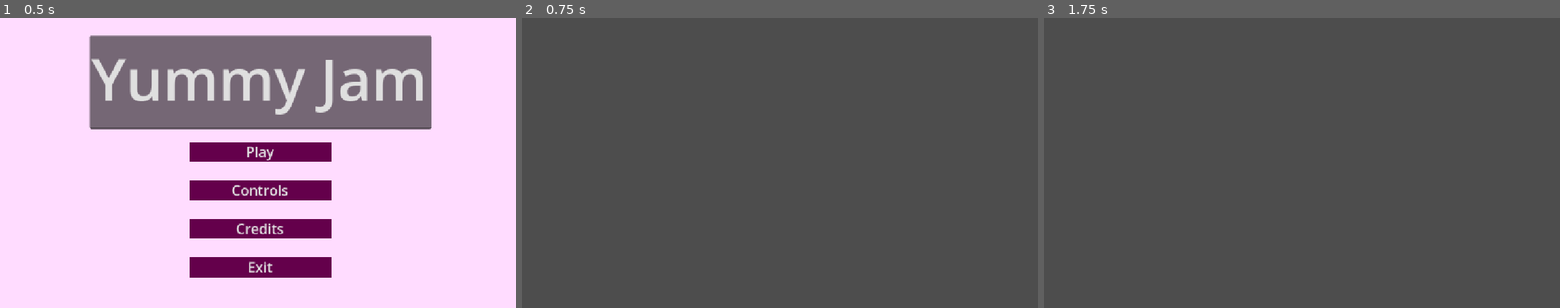
Above: before the commit, frames 1-3 (left to right).
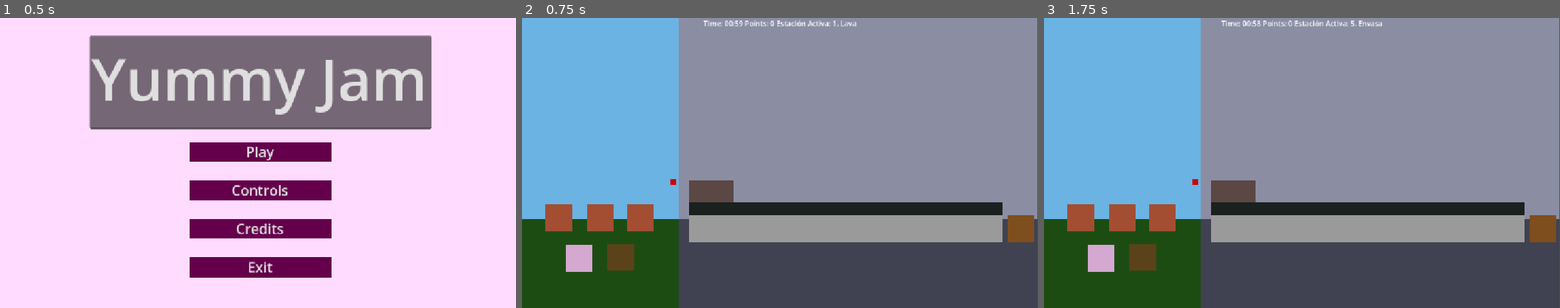
Above: after the commit, the same moments.

Repository: AleGsr/yummy-jam
Game: Godot game, scene res://_YummyJam/Scenes/menu.tscn
Same seed, same stepped clock (60 frames per second), same inputs: the game is played once before the commit and once after it.
Inputs (mouse positions are in pixels of both pictures, inside the frame that each line leads up to):
- Up to frame 1 (0.5 s): no input
- Up to frame 2 (0.75 s): click "Play" at 0.5 s
- Up to frame 3 (1.75 s): tap Enter at 1.25 s; move the mouse to (1415, 148) at 1.27 s; hold Right from 1.28 s (still down); tap 1 at 1.35 s; click (1415, 148) at 1.42 s; tap 5 at 1.55 s

Frame 1 is identical in both runs. In frame 2, 83% of the frame differs, in the area x 0-100%, y 0-100%; in frame 3, 83%.

Commit message:
Implementación de sistema de cultivo básico y banda transportadora
Sistema de cultivo
Banda transportadora
Tiempo
Escenas

Diff:
--- /dev/null
+++ b/_YummyJam/Scenes/Interact/CultivationSystem/pot.tscn
@@ -0,0 +1,30 @@
+[gd_scene format=3 uid="uid://3w63541lfamq"]
+
+[ext_resource type="Script" uid="uid://cdckhnbm6lpyj" path="res://_YummyJam/Scripts/Interact/pot.gd" id="1_p2kak"]
+
+[sub_resource type="RectangleShape2D" id="RectangleShape2D_rpc0q"]
+size = Vector2(0.4878049, 0.4878049)
+
+[node name="Pot" type="Area2D" unique_id=1883467053]
+script = ExtResource("1_p2kak")
+
+[node name="ColorRect" type="ColorRect" parent="." unique_id=1365346307]
+custom_minimum_size = Vector2(1, 1)
+offset_left = -30.0
+offset_top = -30.0
+offset_right = 30.0
+offset_bottom = 30.0
+mouse_filter = 2
+color = Color(0.6380494, 0.3057168, 0.1981062, 1)
+
+[node name="CollisionShape2D" type="CollisionShape2D" parent="." unique_id=1906362575]
+visible = false
+position = Vector2(3.3881318e-21, 0)
+scale = Vector2(123, 123)
+shape = SubResource("RectangleShape2D_rpc0q")
+
+[node name="LabelState" type="Label" parent="." unique_id=1021815648]
+offset_left = -18.0
+offset_top = 30.0
+offset_right = 22.0
+offset_bottom = 53.0
--- /dev/null
+++ b/_YummyJam/Scenes/Interact/CultivationSystem/seeds.tscn
@@ -0,0 +1,27 @@
+[gd_scene format=3 uid="uid://dnkjuxla5lm3r"]
+
+[sub_resource type="RectangleShape2D" id="RectangleShape2D_rpc0q"]
+size = Vector2(0.4878049, 0.4878049)
+
+[node name="Seeds" type="Area2D" unique_id=1883467053]
+
+[node name="ColorRect" type="ColorRect" parent="." unique_id=1365346307]
+custom_minimum_size = Vector2(1, 1)
+offset_left = -30.0
+offset_top = -30.0
+offset_right = 30.0
+offset_bottom = 30.0
+mouse_filter = 2
+color = Color(0.35560173, 0.25820854, 0.09815141, 1)
+
+[node name="CollisionShape2D" type="CollisionShape2D" parent="." unique_id=1906362575]
+visible = false
+position = Vector2(3.3881318e-21, 0)
+scale = Vector2(123, 123)
+shape = SubResource("RectangleShape2D_rpc0q")
+
+[node name="LabelState" type="Label" parent="." unique_id=1021815648]
+offset_left = -18.0
+offset_top = -12.0
+offset_right = 22.0
+offset_bottom = 11.0
--- /dev/null
+++ b/_YummyJam/Scenes/Interact/CultivationSystem/water_can.tscn
@@ -0,0 +1,27 @@
+[gd_scene format=3 uid="uid://b482ucloq6pwc"]
+
+[sub_resource type="RectangleShape2D" id="RectangleShape2D_rpc0q"]
+size = Vector2(0.4878049, 0.4878049)
+
+[node name="WaterCan" type="Area2D" unique_id=1883467053]
+
+[node name="ColorRect" type="ColorRect" parent="." unique_id=1365346307]
+custom_minimum_size = Vector2(1, 1)
+offset_left = -30.0
+offset_top = -30.0
+offset_right = 30.0
+offset_bottom = 30.0
+mouse_filter = 2
+color = Color(0.83662707, 0.6580814, 0.81845784, 1)
+
+[node name="CollisionShape2D" type="CollisionShape2D" parent="." unique_id=1906362575]
+visible = false
+position = Vector2(3.3881318e-21, 0)
+scale = Vector2(123, 123)
+shape = SubResource("RectangleShape2D_rpc0q")
+
+[node name="LabelState" type="Label" parent="." unique_id=1021815648]
+offset_left = -18.0
+offset_top = -12.0
+offset_right = 22.0
+offset_bottom = 11.0
--- /dev/null
+++ b/_YummyJam/Scenes/Interact/ProductionSystem/box.tscn
@@ -0,0 +1,30 @@
+[gd_scene format=3 uid="uid://cjawj3helh64q"]
+
+[ext_resource type="Script" uid="uid://c5wics5u7sxya" path="res://_YummyJam/Scripts/Interact/conveyor.gd" id="1_p8be1"]
+
+[sub_resource type="RectangleShape2D" id="RectangleShape2D_rpc0q"]
+size = Vector2(0.98658514, 1.0162601)
+
+[node name="Box" type="Area2D" unique_id=1883467053]
+script = ExtResource("1_p8be1")
+
+[node name="ColorRect" type="ColorRect" parent="." unique_id=1365346307]
+custom_minimum_size = Vector2(1, 1)
+offset_left = -30.0
+offset_top = -30.0
+offset_right = 30.0
+offset_bottom = 30.0
+mouse_filter = 2
+color = Color(0.4966874, 0.30426356, 0.11859373, 1)
+
+[node name="CollisionShape2D" type="CollisionShape2D" parent="." unique_id=1906362575]
+visible = false
+position = Vector2(0.4024353, 0.5121956)
+scale = Vector2(60, 60)
+shape = SubResource("RectangleShape2D_rpc0q")
+
+[node name="LabelDirection" type="Label" parent="." unique_id=1144288296]
+offset_left = -17.0
+offset_top = -11.0
+offset_right = 23.0
+offset_bottom = 12.0
--- /dev/null
+++ b/_YummyJam/Scenes/Interact/ProductionSystem/conveyor.tscn
@@ -0,0 +1,30 @@
+[gd_scene format=3 uid="uid://dmmggkdq1vjx5"]
+
+[ext_resource type="Script" uid="uid://c5wics5u7sxya" path="res://_YummyJam/Scripts/Interact/conveyor.gd" id="1_rdrdg"]
+
+[sub_resource type="RectangleShape2D" id="RectangleShape2D_rpc0q"]
+size = Vector2(5.6910567, 0.24390243)
+
+[node name="Conveyor" type="Area2D" unique_id=1883467053]
+script = ExtResource("1_rdrdg")
+
+[node name="ColorRect" type="ColorRect" parent="." unique_id=1365346307]
+custom_minimum_size = Vector2(1, 1)
+offset_left = -350.0
+offset_top = -15.0
+offset_right = 350.0
+offset_bottom = 15.0
+mouse_filter = 2
+color = Color(0.10339262, 0.1295529, 0.11751328, 1)
+
+[node name="CollisionShape2D" type="CollisionShape2D" parent="." unique_id=1906362575]
+visible = false
+position = Vector2(1.66893e-06, 1.0000005)
+scale = Vector2(123, 123)
+shape = SubResource("RectangleShape2D_rpc0q")
+
+[node name="LabelDirection" type="Label" parent="." unique_id=1144288296]
+offset_left = -17.0
+offset_top = -11.0
+offset_right = 23.0
+offset_bottom = 12.0
--- /dev/null
+++ b/_YummyJam/Scenes/Interact/ProductionSystem/plate_station.tscn
@@ -0,0 +1,29 @@
+[gd_scene format=3 uid="uid://c5wwesmgyibhr"]
+
+[ext_resource type="Script" uid="uid://c5wics5u7sxya" path="res://_YummyJam/Scripts/Interact/conveyor.gd" id="1_i6d4s"]
+
+[sub_resource type="RectangleShape2D" id="RectangleShape2D_rpc0q"]
+size = Vector2(0.82926846, 0.18699187)
+
+[node name="PlateStation" type="Area2D" unique_id=1883467053]
+script = ExtResource("1_i6d4s")
+
+[node name="ColorRect" type="ColorRect" parent="." unique_id=1365346307]
+custom_minimum_size = Vector2(1, 1)
+offset_left = -50.0
+offset_top = -25.0
+offset_right = 50.0
+offset_bottom = 25.0
+mouse_filter = 2
+color = Color(0.35737196, 0.27848133, 0.26317486, 1)
+
+[node name="CollisionShape2D" type="CollisionShape2D" parent="." unique_id=1906362575]
+position = Vector2(0, -12.5)
+scale = Vector2(123, 123)
+shape = SubResource("RectangleShape2D_rpc0q")
+
+[node name="LabelDirection" type="Label" parent="." unique_id=1144288296]
+offset_left = -17.0
+offset_top = -11.0
+offset_right = 23.0
+offset_bottom = 12.0
--- /dev/null
+++ b/_YummyJam/Scenes/Interact/fruit.tscn
@@ -0,0 +1,23 @@
+[gd_scene format=3 uid="uid://3acnjb3cs0q0"]
+
+[ext_resource type="Script" uid="uid://cdeutjntrhncb" path="res://_YummyJam/Scripts/Interact/fruit.gd" id="1_p2kak"]
+
+[sub_resource type="RectangleShape2D" id="RectangleShape2D_rpc0q"]
+size = Vector2(0.09756097, 0.09756097)
+
+[node name="Fruit" type="Area2D" unique_id=1883467053]
+script = ExtResource("1_p2kak")
+
+[node name="ColorRect" type="ColorRect" parent="." unique_id=1365346307]
+custom_minimum_size = Vector2(1, 1)
+offset_left = -6.0
+offset_top = -6.0
+offset_right = 6.0
+offset_bottom = 6.0
+mouse_filter = 2
+color = Color(0.81966126, 0.018628791, 9.62615e-07, 1)
+
+[node name="CollisionShape2D" type="CollisionShape2D" parent="." unique_id=1906362575]
+visible = false
+scale = Vector2(123, 123)
+shape = SubResource("RectangleShape2D_rpc0q")
--- a/_YummyJam/Scenes/game.tscn
+++ b/_YummyJam/Scenes/game.tscn
@@ -1,20 +1,102 @@
 [gd_scene format=3 uid="uid://c0ut52nq0uwxr"]
 
+[ext_resource type="Script" uid="uid://brycudr0prjd2" path="res://_YummyJam/Scripts/Game/game.gd" id="1_8ol67"]
+[ext_resource type="PackedScene" uid="uid://3w63541lfamq" path="res://_YummyJam/Scenes/Interact/CultivationSystem/pot.tscn" id="1_w6pw3"]
+[ext_resource type="PackedScene" uid="uid://3acnjb3cs0q0" path="res://_YummyJam/Scenes/Interact/fruit.tscn" id="3_kee16"]
+[ext_resource type="PackedScene" uid="uid://b482ucloq6pwc" path="res://_YummyJam/Scenes/Interact/CultivationSystem/water_can.tscn" id="3_kpmb5"]
+[ext_resource type="PackedScene" uid="uid://dnkjuxla5lm3r" path="res://_YummyJam/Scenes/Interact/CultivationSystem/seeds.tscn" id="4_g1ddt"]
+[ext_resource type="PackedScene" uid="uid://dmmggkdq1vjx5" path="res://_YummyJam/Scenes/Interact/ProductionSystem/conveyor.tscn" id="4_kxyld"]
+[ext_resource type="PackedScene" uid="uid://c5wwesmgyibhr" path="res://_YummyJam/Scenes/Interact/ProductionSystem/plate_station.tscn" id="6_gm2dx"]
+[ext_resource type="PackedScene" uid="uid://cjawj3helh64q" path="res://_YummyJam/Scenes/Interact/ProductionSystem/box.tscn" id="7_af72o"]
+
 [node name="Game" type="Node2D" unique_id=2036357315]
+script = ExtResource("1_8ol67")
 
 [node name="UI" type="CanvasLayer" parent="." unique_id=40155113]
 
 [node name="PanelTop" type="HBoxContainer" parent="UI" unique_id=1475283123]
-offset_top = -2071.0
-offset_right = 3517.0
-offset_bottom = 40.0
+anchors_preset = 10
+anchor_right = 1.0
+offset_bottom = 23.0
+grow_horizontal = 2
+alignment = 1
 
-[node name="LabelTimer" type="Label" parent="UI/PanelTop" unique_id=274151536]
+[node name="LabelTimer" type="Label" parent="UI/PanelTop" unique_id=1665859036]
 layout_mode = 2
+text = "Time: 03:00"
 
-[node name="LabelPoints" type="Label" parent="UI/PanelTop" unique_id=600902032]
+[node name="LabelPoints" type="Label" parent="UI/PanelTop" unique_id=713258245]
 layout_mode = 2
+text = "Points: 0"
+
+[node name="LabelStation" type="Label" parent="UI/PanelTop" unique_id=1271962466]
+layout_mode = 2
+text = "Station: 1. Lava"
+
+[node name="ProductionSystem" type="Node2D" parent="." unique_id=2054464754]
+
+[node name="FloorBackground" type="ColorRect" parent="ProductionSystem" unique_id=1628844998]
+offset_left = 350.0
+offset_top = 450.0
+offset_right = 1150.0
+offset_bottom = 650.0
+mouse_filter = 2
+color = Color(0.24964723, 0.25890002, 0.3188798, 1)
+
+[node name="WallBackground" type="ColorRect" parent="ProductionSystem" unique_id=1577497943]
+offset_left = 350.0
+offset_right = 1150.0
+offset_bottom = 450.0
+mouse_filter = 2
+color = Color(0.54355913, 0.5553405, 0.63920933, 1)
+
+[node name="ColorRect" type="ColorRect" parent="ProductionSystem" unique_id=1095687593]
+offset_left = 373.0
+offset_top = 441.0
+offset_right = 1073.0
+offset_bottom = 501.0
+color = Color(0.6052743, 0.6052743, 0.6052743, 1)
+
+[node name="Stations" type="Node2D" parent="ProductionSystem" unique_id=1101132020]
+
+[node name="Conveyor" parent="ProductionSystem" unique_id=1999575189 instance=ExtResource("4_kxyld")]
+position = Vector2(723, 426)
+
+[node name="PlateStation" parent="ProductionSystem" unique_id=478296273 instance=ExtResource("6_gm2dx")]
+position = Vector2(422, 387)
 
 [node name="CultivationSystem" type="Node2D" parent="." unique_id=1258887486]
 
-[node name="Stations" type="Node2D" parent="." unique_id=1101132020]
+[node name="GrassBackground" type="ColorRect" parent="CultivationSystem" unique_id=750516863]
+offset_top = 450.0
+offset_right = 350.0
+offset_bottom = 650.0
+mouse_filter = 2
+color = Color(0.11539843, 0.29596302, 0.076772444, 1)
+
+[node name="SkyBackground" type="ColorRect" parent="CultivationSystem" unique_id=550915697]
+offset_right = 350.0
+offset_bottom = 450.0
+mouse_filter = 2
+color = Color(0.41877314, 0.70175827, 0.889334, 1)
+
+[node name="Pot" parent="CultivationSystem" unique_id=1883467053 instance=ExtResource("1_w6pw3")]
+position = Vector2(82, 446)
+
+[node name="Pot2" parent="CultivationSystem" unique_id=400367136 instance=ExtResource("1_w6pw3")]
+position = Vector2(176, 447)
+
+[node name="Pot3" parent="CultivationSystem" unique_id=653535915 instance=ExtResource("1_w6pw3")]
+position = Vector2(265, 446)
+
+[node name="WaterCan" parent="CultivationSystem" unique_id=2090312606 instance=ExtResource("3_kpmb5")]
+position = Vector2(127, 537)
+
+[node name="Seeds" parent="CultivationSystem" unique_id=2108584022 instance=ExtResource("4_g1ddt")]
+position = Vector2(221, 535)
+
+[node name="Box" parent="." unique_id=862205636 instance=ExtResource("7_af72o")]
+position = Vector2(1113, 472)
+
+[node name="Fruit" parent="." unique_id=1303107448 instance=ExtResource("3_kee16")]
+position = Vector2(338, 366)
--- /dev/null
+++ b/_YummyJam/Scripts/Game/game.gd
@@ -0,0 +1,57 @@
+extends Node2D
+
+@onready var label_timer: Label = $UI/PanelTop/LabelTimer
+@onready var label_puntos: Label = $UI/PanelTop/LabelPoints
+@onready var label_estacion: Label = $UI/PanelTop/LabelStation
+
+# Variables del juego
+var tiempo_restante: float = 60.0  # 3 minutos en segundos = 180
+var puntos: int = 0
+var estacion_actual: int = 1
+
+# Nombres de tus 5 estaciones
+var estaciones: Array[String] = [
+	"1. Lava",
+	"2. Obtén base",
+	"3. Corta",
+	"4. Cocina",
+	"5. Envasa"
+]
+
+func _ready() -> void:
+	actualizar_ui_texto()
+
+func _process(delta: float) -> void:
+	# Cuenta regresiva del reloj
+	if tiempo_restante > 0:
+		tiempo_restante -= delta
+		if tiempo_restante <= 0:
+			tiempo_restante = 0
+			_game_over()
+		actualizar_reloj_visual()
+
+func _unhandled_input(event: InputEvent) -> void:
+	if event is InputEventKey and event.pressed:
+		# Detectar teclas numéricas [1 al 5]
+		if event.keycode >= KEY_1 and event.keycode <= KEY_5:
+			estacion_actual = event.keycode - KEY_1 + 1
+			actualizar_ui_texto()
+
+		# Detectar flechas para la banda transportadora
+		elif event.keycode == KEY_LEFT:
+			print("Banda: Moviendo hacia la IZQUIERDA")
+		elif event.keycode == KEY_RIGHT:
+			print("Banda: Moviendo hacia la DERECHA")
+
+func actualizar_reloj_visual() -> void:
+	var minutos: int = int(tiempo_restante) / 60
+	var segundos: int = int(tiempo_restante) % 60
+	label_timer.text = "Time: %02d:%02d" % [minutos, segundos]
+
+func actualizar_ui_texto() -> void:
+	label_puntos.text = "Points: %d" % puntos
+	label_estacion.text = "Estación Activa: " + estaciones[estacion_actual - 1]
+
+func _game_over() -> void:
+	print("¡Se acabó el tiempo!")
+	get_tree().change_scene_to_file("res://_YummyJam/Scenes/menu.tscn")
--- /dev/null
+++ b/_YummyJam/Scripts/Interact/conveyor.gd
@@ -0,0 +1,49 @@
+extends Area2D
+
+# Velocidad de movimiento de la cinta
+@export var velocidad: float = 80.0
+
+# Dirección (-1 = Izquierda, 1 = Derecha)
+var direccion: int = 1
+var frutas_en_banda: Array[Node2D] = []
+
+@onready var label_direccion: Label = $LabelDireccion
+
+func _ready() -> void:
+	# Solo conectamos las señales de áreas (ya que Fruta es un Area2D)
+	area_entered.connect(_on_area_entered)
+	area_exited.connect(_on_area_exited)
+	actualizar_label()
+
+func _process(delta: float) -> void:
+	# Movemos cada fruta que esté reposando en la banda
+	for fruta in frutas_en_banda:
+		# Solo mover si la fruta existe y NO está siendo arrastrada por el mouse
+		if is_instance_valid(fruta) and not fruta.get("siendo_arrastrada"):
+			fruta.global_position.x += velocidad * direccion * delta
+
+func _unhandled_input(event: InputEvent) -> void:
+	if event is InputEventKey and event.pressed:
+		# Cambiar dirección con las flechas
+		if event.keycode == KEY_LEFT:
+			direccion = -1
+			actualizar_label()
+		elif event.keycode == KEY_RIGHT:
+			direccion = 1
+			actualizar_label()
+
+func _on_area_entered(area: Area2D) -> void:
+	if area.is_in_group("Fruta") or area.name.begins_with("Fruta") or "siendo_arrastrada" in area:
+		if not frutas_en_banda.has(area):
+			frutas_en_banda.append(area)
+
+func _on_area_exited(area: Area2D) -> void:
+	if frutas_en_banda.has(area):
+		frutas_en_banda.erase(area)
+
+func actualizar_label() -> void:
+	if label_direccion:
+		if direccion == 1:
+			label_direccion.text = "Banda: ---> (Derecha)"
+		else:
+			label_direccion.text = "Banda: <--- (Izquierda)"
--- /dev/null
+++ b/_YummyJam/Scripts/Interact/fruit.gd
@@ -0,0 +1,34 @@
+extends Area2D
+
+var siendo_arrastrada: bool = false
+var mouse_encima: bool = false
+var offset: Vector2 = Vector2.ZERO
+
+func _ready() -> void:
+	input_pickable = true
+	# Conectamos las señales de cuando el mouse entra y sale de la fruta
+	mouse_entered.connect(_on_mouse_entered)
+	mouse_exited.connect(_on_mouse_exited)
+
+func _on_mouse_entered() -> void:
+	mouse_encima = true
+
+func _on_mouse_exited() -> void:
+	mouse_encima = false
+
+func _unhandled_input(event: InputEvent) -> void:
+	if event is InputEventMouseButton and event.button_index == MOUSE_BUTTON_LEFT:
+		# Si hacemos clic y el mouse está sobre la fruta
+		if event.pressed and mouse_encima:
+			siendo_arrastrada = true
+			offset = global_position - get_global_mouse_position()
+			get_viewport().set_input_as_handled() # Le decimos a Godot que ya usamos este clic
+
+		# Si soltamos el clic
+		elif not event.pressed and siendo_arrastrada:
+			siendo_arrastrada = false
+			print("Fruta soltada en: ", global_position)
+
+func _process(_delta: float) -> void:
+	if siendo_arrastrada:
+		global_position = get_global_mouse_position() + offset
--- /dev/null
+++ b/_YummyJam/Scripts/Interact/pot.gd
@@ -0,0 +1,98 @@
+extends Area2D
+
+# Estados posibles del cultivo
+enum Estado { VACIO, SEMBRADO, REGADO, LISTO, PODRIDO }
+var estado_actual: Estado = Estado.VACIO
+
+# Tiempos de espera (en segundos)
+@export var tiempo_crecimiento: float = 2.0
+@export var tiempo_para_podrirse: float = 4.0
+
+var temporizador: float = 0.0
+var mouse_encima: bool = false
+
+# Precamargamos la escena de la fruta para instanciarla al cosechar
+var escena_fruta = preload("res://_YummyJam/Scenes/Interact/fruit.tscn")
+
+@onready var label_estado: Label = $LabelEstado
+
+func _ready() -> void:
+	input_pickable = true
+	mouse_entered.connect(func(): mouse_encima = true)
+	mouse_exited.connect(func(): mouse_encima = false)
+	actualizar_interfaz()
+
+func _process(delta: float) -> void:
+	# Lógica según el estado del cultivo
+	if estado_actual == Estado.REGADO:
+		temporizador += delta
+		if temporizador >= tiempo_crecimiento:
+			estado_actual = Estado.LISTO
+			temporizador = 0.0
+			actualizar_interfaz()
+
+	elif estado_actual == Estado.LISTO:
+		temporizador += delta
+		if temporizador >= tiempo_para_podrirse:
+			estado_actual = Estado.PODRIDO
+			actualizar_interfaz()
+
+func _unhandled_input(event: InputEvent) -> void:
+	if event is InputEventMouseButton and event.button_index == MOUSE_BUTTON_LEFT and event.pressed:
+		if mouse_encima:
+			interactuar_con_maceta()
+
+func interactuar_con_maceta() -> void:
+	match estado_actual:
+		Estado.VACIO:
+			# 1. Siembra
+			estado_actual = Estado.SEMBRADO
+			print("1. Semilla sembrada")
+
+		Estado.SEMBRADO:
+			# 2. Riega
+			estado_actual = Estado.REGADO
+			temporizador = 0.0
+			print("2. Planta regada, creciendo...")
+
+		Estado.LISTO:
+			# 3. Cosecha
+			_cosechar_fruta()
+			estado_actual = Estado.VACIO
+			print("3. ¡Fruta cosechada!")
+
+		Estado.PODRIDO:
+			# Limpiar fruto pudrido
+			estado_actual = Estado.VACIO
+			print("Fruta podrida desechada. Maceta limpia.")
+
+	actualizar_interfaz()
+
+func _cosechar_fruta() -> void:
+	# Crea una nueva fruta en la posición actual
+	var nueva_fruta = escena_fruta.instantiate()
+	get_parent().add_child(nueva_fruta)
+	nueva_fruta.global_position = global_position
+
+func actualizar_ui_texto() -> void: # Función auxiliar por consistencia
+	actualizar_interfaz()
+
+func actualizar_interfaz() -> void:
+	if not is_node_ready():
+		await ready
+
+	if not label_estado:
+		label_estado = get_node_or_null("LabelEstado")
+
+	if label_estado:
+		match estado_actual:
+			Estado.VACIO:
+				label_estado.text = "[Clic] Sembrar"
+			Estado.SEMBRADO:
+				label_estado.text = "[Clic] Regar"
+			Estado.REGADO:
+				label_estado.text = "Creciendo..."
+			Estado.LISTO:
+				label_estado.text = "[Clic] ¡Cosechar!"
+			Estado.PODRIDO:
+				label_estado.text = "[Clic] Limpiar Podrido"
--- a/project.godot
+++ b/project.godot
@@ -20,6 +20,10 @@
 window/stretch/mode="canvas_items"
 window/stretch/aspect="expand"
 
+[global_group]
+
+Dropable=""
+
 [physics]
 
 3d/physics_engine="Jolt Physics"
Not shown, added: _YummyJam/Scripts/Game/game.gd.uid
Not shown, added: _YummyJam/Scripts/Interact/conveyor.gd.uid
Not shown, added: _YummyJam/Scripts/Interact/fruit.gd.uid
Not shown, added: _YummyJam/Scripts/Interact/pot.gd.uid
Not shown, added: export_presets.cfg
Not shown, added: _YummyJam/Scenes/Interact/pot.tscn11591440697.tmp
Not shown, added: _YummyJam/Scenes/Interact/pot.tscn11597151510.tmp
Not shown, added: _YummyJam/Scenes/game.tscn12381676805.tmp
